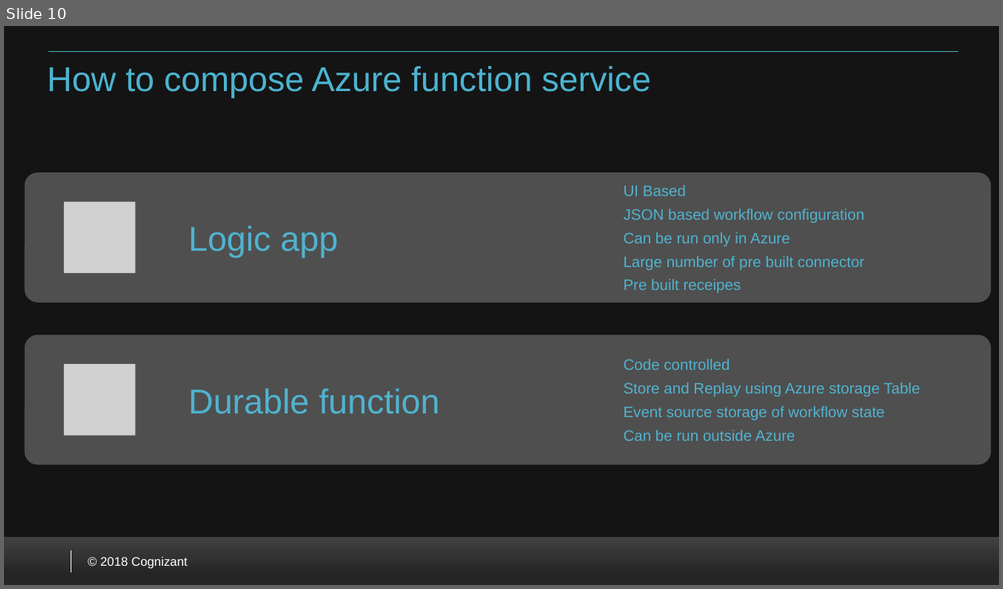
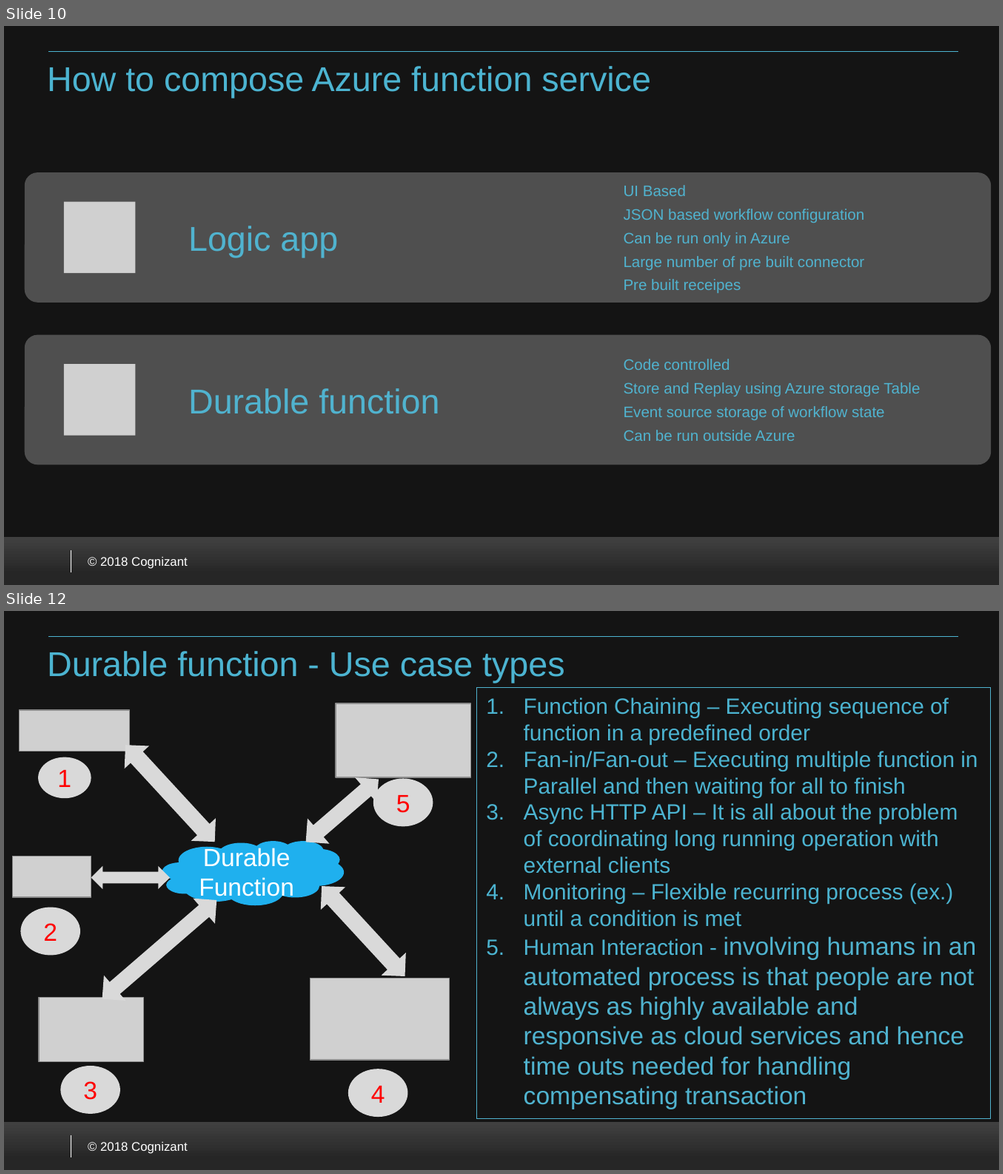
Before and after one commit to VenkateshSrini/MyDocuments, a slide deck: Azurefunction 2.0.pptx. Shown one above the other, each under a label of ours: slide 10 before the commit, slides 10 and 12 after it; the slides between them are not shown. The pictures are 1003x589 and 1003x1174 pixels, drawn with LibreOffice and Linux fonts; fonts in the diff are those of the drawing; grey boxes stand for pictures; background and template pictures are left out. Boxes give left, top, right and bottom in pixels: in the first picture for what was removed or moved away, otherwise in the second. Text is boxed around its words. In the diff, an @@ line names an element or a change of style, - is before the commit and + after.

```diff
--- a/Azurefunction 2.0.pptx
+++ b/Azurefunction 2.0.pptx
@@ slide 12 added at (4,611,999,1170), background #FFFFFF; not listed: 5 template elements that a slide beside it also shows @@
@@ title added at (47,651,564,684), 25 pt, text #4CB4D1 @@
+Durable function - Use case types
@@ rectangle added at (476,687,990,1119), outline #50B3CF 0.75 pt, 16 pt, text #4CB4D1 @@
+1. Function Chaining – Executing sequence of function in a predefined order
+2. Fan-in/Fan-out – Executing multiple function in Parallel and then waiting for all to finish
+3. Async HTTP API – It is all about the problem of coordinating long running operation with external clients
+4. Monitoring – Flexible recurring process (ex.) until a condition is met
+5. Human Interaction - involving humans in an automated process is that people are not always as highly available and responsive as cloud services and hence time outs needed for handling compensating transaction
@@ picture added at (19,710,129,752) @@
@@ picture added at (336,703,470,777) @@
@@ left right arrow added at (114,735,227,854), fill #D9D9D9 @@
@@ ellipse added at (38,758,91,798), fill #D9D9D9, 18 pt, text #FF0000 @@
+1
@@ left right arrow added at (295,766,390,855), fill #D9D9D9 @@
@@ ellipse added at (373,778,432,826), fill #D9D9D9, 18 pt, text #FF0000 @@
+5
@@ cloud added at (162,840,343,906), fill #1FB0EE, 18 pt, text #FFFFFF @@
+Durable Function
@@ picture added at (12,857,91,897) @@
@@ left right arrow added at (91,866,170,889), fill #D9D9D9 @@
@@ left right arrow added at (309,875,416,988), fill #D9D9D9 @@
@@ left right arrow added at (91,888,227,1012), fill #D9D9D9 @@
@@ ellipse added at (21,908,80,955), fill #D9D9D9, 18 pt, text #FF0000 @@
+2
@@ picture added at (310,979,449,1060) @@
@@ picture added at (39,998,143,1062) @@
@@ ellipse added at (61,1067,120,1114), fill #D9D9D9, 18 pt, text #FF0000 @@
+3
@@ ellipse added at (348,1070,408,1117), fill #D9D9D9, 18 pt, text #FF0000 @@
+4
```
Also in this commit, not shown: 3 slides changed.
